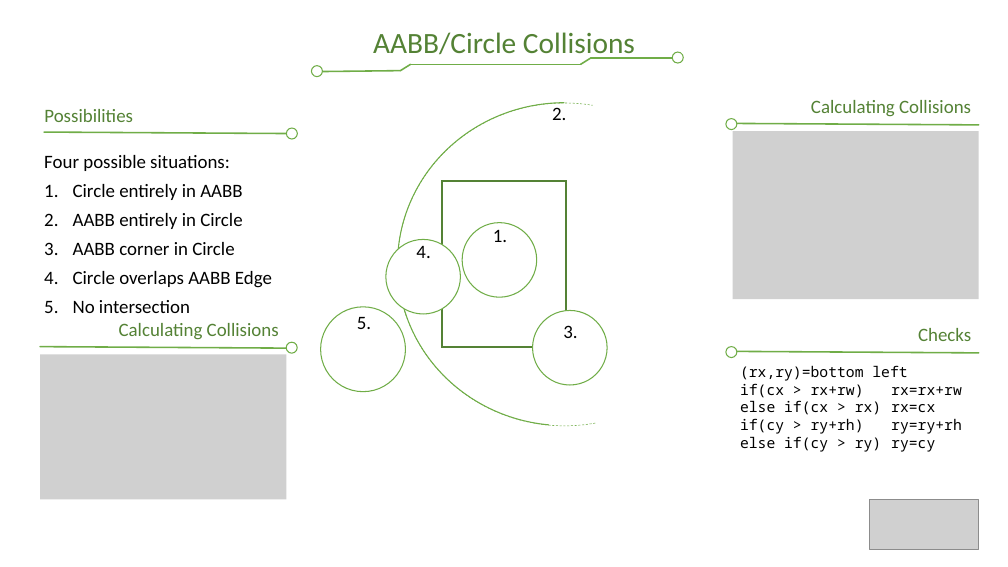
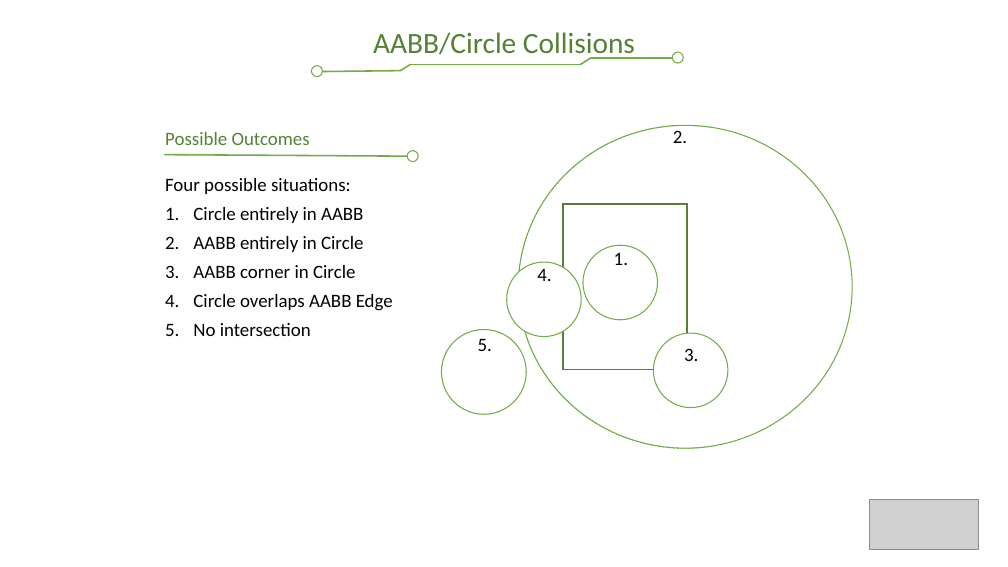
Before and after one commit to CS2510/Spring2021, a slide deck: slide 13 of Course Notes/GamPartsAndTerms.pptx (slide 15 before the commit). Drawn at 1008x567 pixels with LibreOffice and Linux fonts; fonts in the diff are those of the drawing; grey boxes stand for pictures. Boxes give left, top, right and bottom in pixels: in the first picture for what was removed or moved away, otherwise in the second. Text is boxed around its words. In the diff, an @@ line names an element or a change of style, - is before the commit and + after.

Commit message:
Add rectangle collisions

```diff
--- a/Course Notes/GamPartsAndTerms.pptx
+++ b/Course Notes/GamPartsAndTerms.pptx
@@ text removed at (44, 109, 133, 122) @@
-Possibilities
@@ ellipse removed at (726, 119, 737, 130) @@
@@ text removed at (811, 100, 971, 116) @@
-Calculating Collisions
@@ text added at (165, 132, 310, 145), 18 pt, text #548235 @@
+Possible Outcomes
@@ arc (boxed as its full ellipse) at (518, 125, 853, 448): proportions changed @@
@@ picture removed at (733, 131, 979, 299) @@
@@ line removed from (733, 123) to (979, 125) @@
@@ 3 ellipses: place and size @@
-3 ellipses at (287, 128, 607, 386)
+3 ellipses at (408, 150, 728, 408)
@@ 6 texts, 2 arc (boxed as its full ellipse)s, 2 ellipses, 1 line, 1 rectangle: place and size @@
-6 texts, 2 arc (boxed as its full ellipse)s, 2 ellipses, 1 line, 1 rectangle at (44, 102, 732, 426)
+6 texts, 2 arc (boxed as its full ellipse)s, 2 ellipses, 1 line, 1 rectangle at (165, 125, 853, 449)
@@ text removed at (119, 323, 279, 340) @@
-Calculating Collisions
@@ text removed at (918, 328, 971, 341) @@
-Checks
@@ picture removed at (40, 355, 287, 500) @@
@@ line removed from (40, 347) to (287, 348) @@
@@ ellipse removed at (287, 343, 298, 354) @@
@@ ellipse removed at (726, 346, 737, 358) @@
@@ line removed from (733, 352) to (979, 353) @@
@@ text removed at (740, 365, 962, 452) @@
-(rx,ry)=bottom left
-if(cx > rx+rw) rx=rx+rw
-else if(cx > rx) rx=cx
-if(cy > ry+rh) ry=ry+rh
-else if(cy > ry) ry=cy
```
Also in this commit, not shown: 1 slide added.
